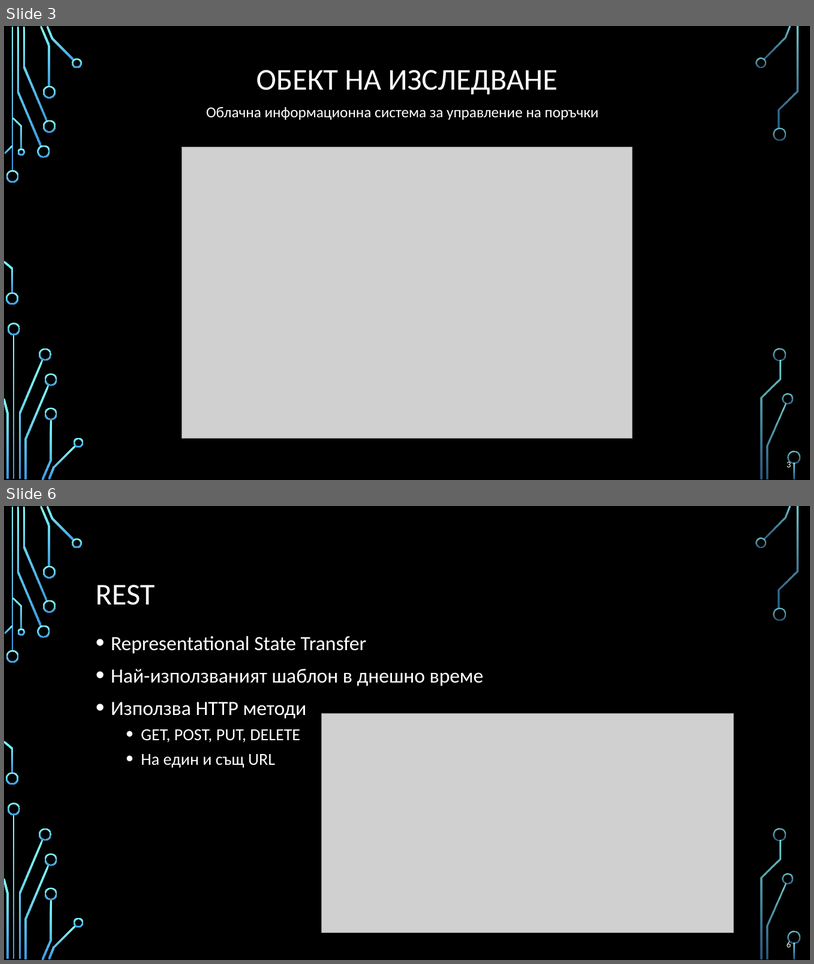
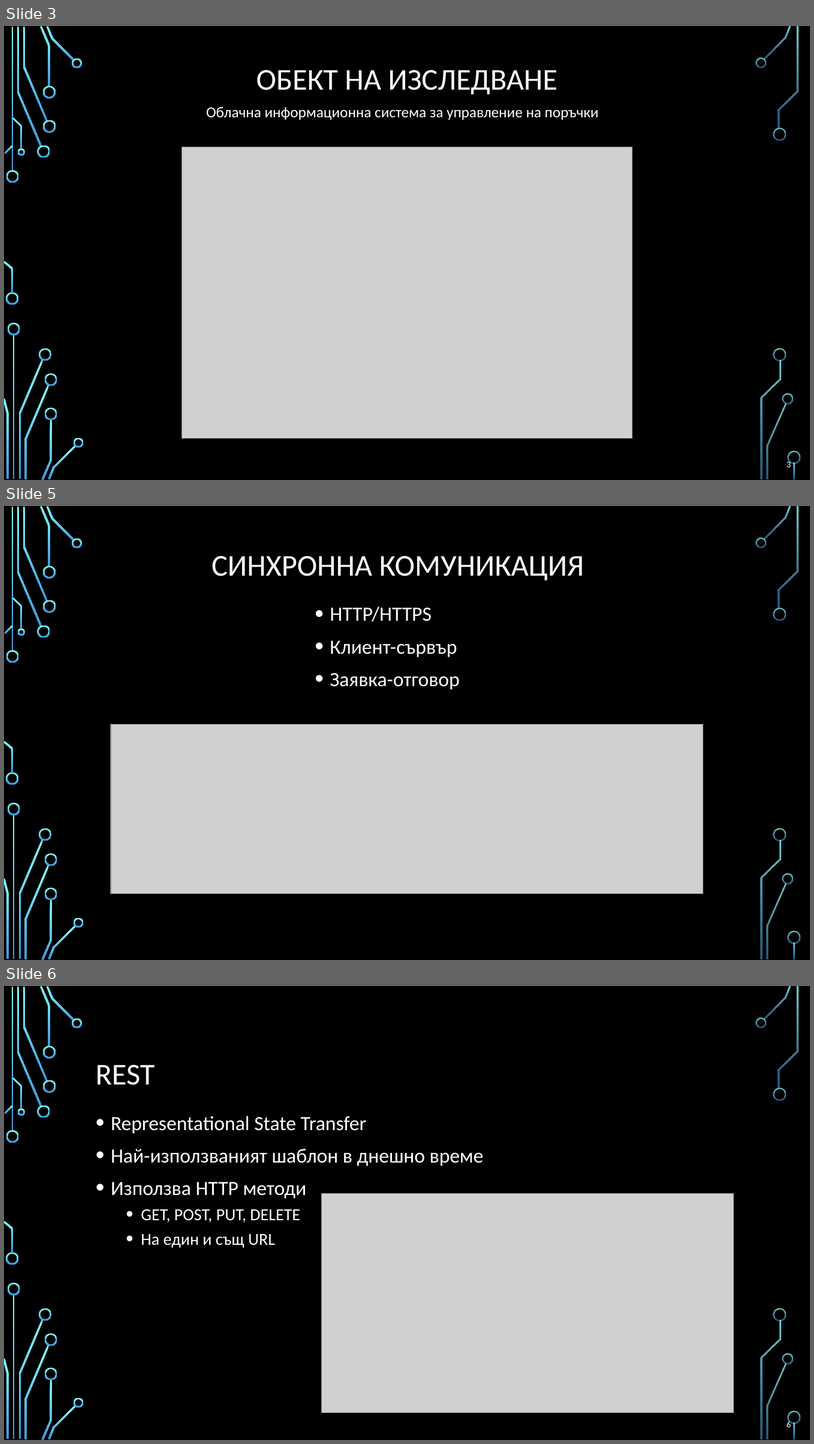
Before and after one commit to profjordanov/doctorate, a slide deck: communications/web_communication_pres.pptx. Shown one above the other, each under a label of ours: slides 3 and 6 before the commit, slides 3, 5 and 6 after it; the slides between them are not shown. The pictures are 814x964 and 814x1444 pixels, drawn with LibreOffice and Linux fonts; fonts in the diff are those of the drawing; grey boxes stand for pictures; background and template pictures are left out. Boxes give left, top, right and bottom in pixels: in the first picture for what was removed or moved away, otherwise in the second. Text is boxed around its words. In the diff, an @@ line names an element or a change of style, - is before the commit and + after.

```diff
--- a/communications/web_communication_pres.pptx
+++ b/communications/web_communication_pres.pptx
@@ slide 5 added at [4, 506, 810, 960], background picture (left out); not listed: 36 template elements that a slide beside it also shows @@
@@ text added at [212, 556, 585, 580], 36 pt, text #FFFFFF @@
+СИНХРОННА КОМУНИКАЦИЯ
@@ text added at [330, 606, 459, 690], 24 pt, text #FFFFFF @@
+• HTTP/HTTPS
+• Клиент-сървър
+• Заявка-отговор
@@ picture added at [111, 724, 704, 893] @@
```
Also in this commit, not shown: 1 slide changed, 2 other slides added, 3 slides removed.
